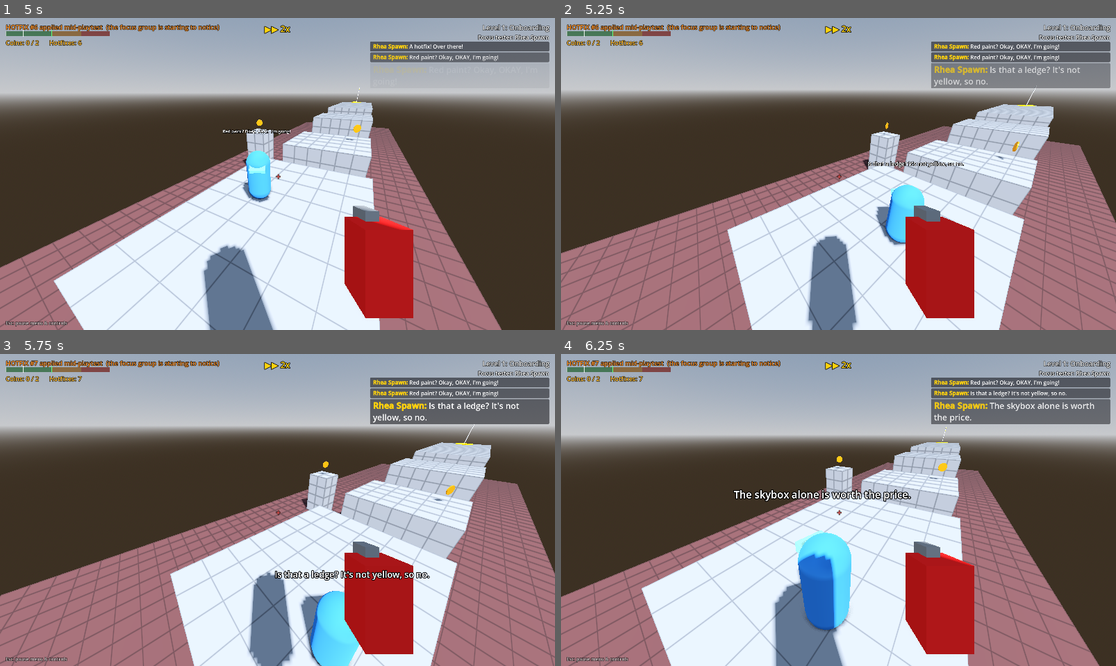
Above: before the commit, frames 1-4 (two rows, left to right).
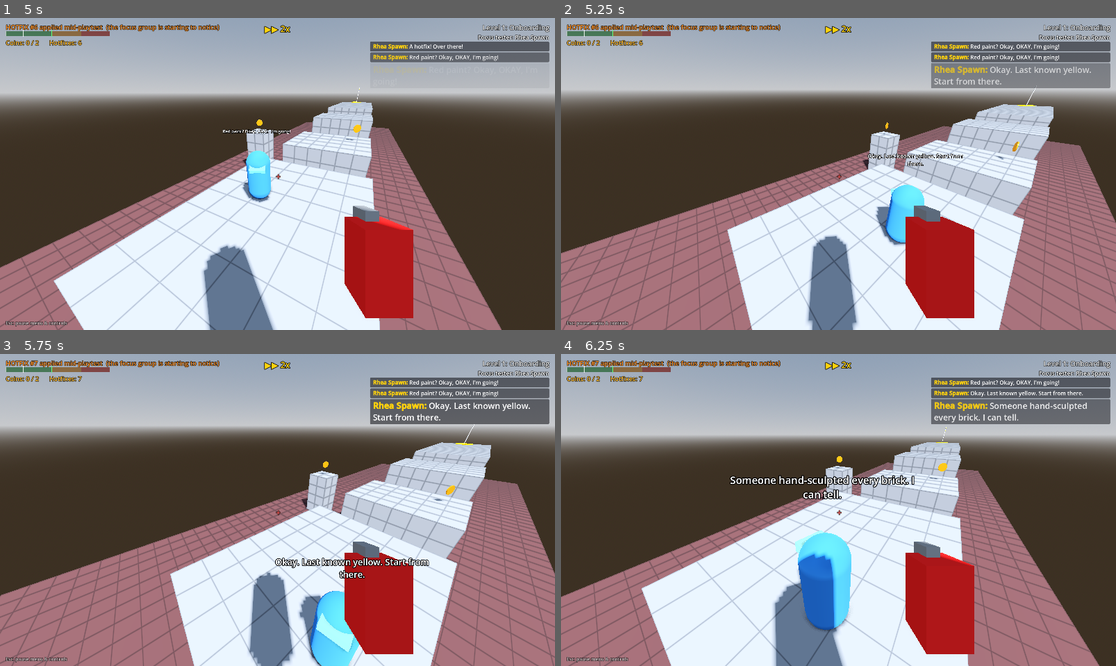
Above: after the commit, the same moments.

Repository: RSghr/yellow-paint
Game: Godot game, scene res://level_select.tscn
The game is run twice, just before and just after one commit, with the same random seed, the same clock (stepped at 60 frames per second) and the same inputs.
Inputs (mouse positions are in pixels of both pictures, inside the frame that each line leads up to):
- Up to frame 1 (5 s): click "Start" at 0.5 s; click "Start" at 1.25 s; click (22, 42) at 2.02 s; click "Accept & grab the paint" at 2.75 s; click "Start session" at 3.5 s; tap Enter (start_test) at 4.25 s; move the mouse to (305, 174) at 4.27 s; press the mouse at (305, 174) at 4.28 s; hold T (fast_forward) from 4.28 s (still down); tap Space (jump) at 4.52, 4.55, 4.82 s
- Up to frame 2 (5.25 s): keep holding T (fast_forward); move the mouse to (810, 174) at 5.02 s; release the mouse at (810, 174) at 5.03 s; tap Space (jump) at 5.1 s
- Up to frame 3 (5.75 s): keep holding T (fast_forward); tap Space (jump) at 5.27, 5.57 s; click (249, 510) at 5.3 s
- Up to frame 4 (6.25 s): keep holding T (fast_forward); move the mouse to (849, 503) at 5.77 s; hold Backspace (clear_paint) from 5.78 s (still down); tap Space (jump) at 6.05 s

Frame 1 is identical in both runs. In frame 2, 0.7% of the frame differs, in the area x 55-96%, y 15-49%; in frame 3, 1.6%; in frame 4, 1.8%, in the area x 30-97%, y 11-48%.

Commit message:
Look back to the last splat when lost; no downhill gambles; slip = fall
From Rhea's recorded runs on The Tower:
- Curious/Explorer testers, once truly lost, walk back to the last splat they
  reached and look again carefully there (fresh wanders) before gambling.
- No downhill gambles once it has made progress (that's how she went all the
  way back to the start).
- Slipping off an edge while winding up a jump is a fall; a jump whose target
  is out of reach from where it really stands is cancelled (she slid 5.6 m
  down during a wind-up, then jumped 7 m straight up). Replayed/retried jumps
  take off a step back from the edge.

Replays of the recorded setups: Rhea 10/10 + 6/6 (master 5/10), Mike 9/10,
David 6/6.

Co-Authored-By: Claude Opus 5.5 <noreply@anthropic.com>
Claude-Session: https://claude.ai/code/session_01W5jG8cMnz72ugdxaP4H6QQ

Diff:
--- a/runner.gd
+++ b/runner.gd
@@ -140,6 +140,8 @@
 var _trail: Array[Vector3] = []
 var _trail_from: Array[Vector3] = []  ## For each trail stop: where the jump to it took off (INF if it walked there).
 var _trail_gamble: Array[bool] = []  ## For each trail stop: that jump was unpainted (replaying it is a gamble).
+var _look_back := false  ## Truly lost: heading back to the last splat it reached to look again from there.
+var _looked_back_at := Vector3.INF  ## The splat it last went back to (once per splat).
 var _shaken := false  ## Just fell: no unpainted leaps until it has looked around for a way back (wanders + patience).
 var _detoured := false  ## Went off its route for a coin or to use something: may need to return to _furthest.
 var _wanders := 0
@@ -253,6 +255,8 @@
 	_shaken = false
 	_failed_jump = {}
 	_retry_jump = {}
+	_look_back = false
+	_looked_back_at = Vector3.INF
 	_trail.clear()
 	_trail_from.clear()
 	_trail_gamble.clear()
@@ -612,6 +616,12 @@
 	if not is_on_floor():
 		velocity.y -= GRAVITY * delta
 	move_and_slide()
+	if not is_on_floor() and velocity.y < -2.0 and state in [State.SCANNING, State.HESITATING, State.CONFUSED, State.INTERACTING]:
+		# Slipped off an edge while standing around (or winding up a jump): it's a fall, not a plan.
+		_path.clear()
+		_jump_flat_velocity = Vector3(velocity.x, 0, velocity.z)
+		state = State.JUMPING
+		_air_time = 0.2
 
 
 func _process_walk(delta: float) -> void:
@@ -788,6 +798,9 @@
 		_record_visit(step.pos)
 		_wanders = 0
 		_home_y = feet().y
+		if _look_back and step.pos.distance_to(_furthest) < 1.0 and _path.is_empty():
+			_careful_look()  # Back at the last splat: look again, carefully.
+			return
 	if _path.is_empty():
 		_start_scan(scan_time * 0.7)  # End of what it knew: look around.
 	elif step.trust <= 1 or _rethink:
@@ -855,6 +868,11 @@
 		_air_time = 0.0
 		return
 	var from := feet()
+	if step.pos.y - from.y > max_jump_up + 0.6 and not step.get("overreach", false):
+		# Not where it planned to jump from (it slipped, or something moved): that's not a jump, rethink.
+		_path.clear()
+		_start_scan(scan_time * 0.5)
+		return
 	_jump_from = from
 	var target: Vector3 = step.pos
 	var flat := Vector3(target.x - from.x, 0, target.z - from.z)
@@ -1188,6 +1206,8 @@
 					"Unpainted? Sounds like a secret."].pick_random(), true)
 		_advance()
 		return
+	if _look_back:
+		return  # Looking for a way back to the last splat (see below): there's none, the caller carries on.
 
 	# Skeptic: it has seen paint but doesn't believe it yet. It stares at it (that counts as a look-around)
 	# until it does, or until it has been lost long enough to improvise instead.
@@ -1205,6 +1225,22 @@
 	var cautious := _shaken and not (_wanders >= wander_limit and _lost_time >= patience)
 	if improvises and _goal_known and not cautious and _try_leap_of_faith():
 		return
+	# Truly lost (Curious / Explorer): before any gamble, go back to the last splat it reached and look again
+	# carefully from there, with a fresh round of look-around walks (it may just have missed the next splat).
+	if improvises and _wanders >= wander_limit and _retrace_to == Vector3.INF and _furthest != Vector3.INF \
+			and _looked_back_at.distance_to(_furthest) > 0.5:
+		_looked_back_at = _furthest
+		say(["Let me go back to the last yellow and look again.", "Back to the last splat. I must have missed something.",
+			"Okay. Last known yellow. Start from there."].pick_random(), true)
+		if _at(_furthest):
+			_careful_look()
+			return
+		_look_back = true
+		_decide()
+		if _look_back:  # No way back to it: carry on as usual.
+			_look_back = false
+			_careful_look()
+		return
 	# Out of ideas for `patience` seconds AND it has finished a full round of looking around
 	# (that's usually when it spots paint it missed): gamble on a jump instead of sulking.
 	if improvises and _lost_time >= patience and _wanders >= wander_limit and _try_desperate_jump():
@@ -1224,6 +1260,15 @@
 	say(["...where do I go?", "I can't see any yellow.", "Is that a ledge? It's not yellow, so no.",
 		"I need yellow to understand things.", "Hello? Level designer?",
 		"So beautiful. So unpainted.", "Stunning level. No idea where to go."].pick_random(), true)
+
+
+## Back at the last splat after being lost: a long look around (turning), then a fresh round of wanders.
+func _careful_look() -> void:
+	_look_back = false
+	_wanders = 0
+	_lost_time = 0.0
+	_start_scan(scan_time * 2.0)
+	_body_turn = deg_to_rad(randf_range(140, 200)) * (1 if randf() < 0.5 else -1)
 
 
 ## Priorities: hotfixes > a nearby coin > the flag > painted things to use > unvisited paint.
@@ -1241,6 +1286,12 @@
 	if best != -1:
 		_retrace_to = Vector3.INF
 		return best
+
+	# Truly lost: back to the last splat it reached (see _decide).
+	if _look_back:
+		for i in nodes.size():
+			if kinds[i] == "paint" and dist[i] < INF and nodes[i].distance_to(_furthest) < 1.0:
+				return i
 
 	for i in nodes.size():
 		if kinds[i] == "coin" and dist[i] <= coin_detour and (best == -1 or dist[i] < dist[best]):
@@ -1369,6 +1420,25 @@
 	_trail_gamble.append(gamble)
 
 
+## A take-off point a step back from `from` (away from `to`), on the same floor, so a replayed jump doesn't
+## start right on the edge it once slipped from.
+func _safe_takeoff(from: Vector3, to: Vector3) -> Vector3:
+	var back := Vector3(from.x - to.x, 0, from.z - to.z)
+	if back.length() < 0.01:
+		return from
+	back = back.normalized()
+	var space := get_world_3d().direct_space_state
+	var floor_y = _ground_y(space, from, from.y, 0.45)
+	if floor_y == null:
+		return from
+	for k in [0.7, 0.5, 0.3]:
+		var p: Vector3 = from + back * k
+		var y = _ground_y(space, p, floor_y, 0.2)
+		if y != null:
+			return Vector3(p.x, y, p.z)
+	return Vector3(from.x, floor_y, from.z)
+
+
 ## Retracing: the jump it once made from trail stop k-1 to stop k can be made again the same way (walk to the
 ## same take-off, same landing), even from a spot where the planner wouldn't plan it. Unpainted = a gamble again.
 func _replay_link(a: Vector3, b: Vector3) -> Dictionary:
@@ -1377,7 +1447,7 @@
 	var kb := _route_index(b)
 	if kb <= 0 or _route_index(a) != kb - 1 or _trail_from[kb] == Vector3.INF:
 		return {}
-	var from: Vector3 = _trail_from[kb]
+	var from: Vector3 = _safe_takeoff(_trail_from[kb], b)
 	if a.distance_to(from) > 0.6 and not _walkable(a, from):
 		return {}
 	return {cost = a.distance_to(from) + from.distance_to(b) + 4.0, jump = true, via = from, replay = _trail_gamble[kb]}
@@ -1387,7 +1457,7 @@
 func _try_retry_jump() -> bool:
 	var jump := _retry_jump
 	_retry_jump = {}
-	var from: Vector3 = jump.from
+	var from: Vector3 = _safe_takeoff(jump.from, jump.to)
 	_path.clear()
 	if from.distance_to(feet()) > 0.3:
 		if not _walkable(feet(), from):
@@ -1533,6 +1603,8 @@
 			# A gamble is for getting somewhere new: never back where it has already been, and not downhill.
 			if _trail.any(func(t): return t.distance_to(landing) < 2.0) or _is_visited(landing):
 				break
+			if not _trail.is_empty() and landing.y < origin.y - 0.5:
+				break  # Down is where it came from: never a gamble worth taking.
 			var score: float = -maxf(0.0, origin.y - landing.y) * 6.0
 			if _goal_known:
 				score -= landing.distance_to(_goal.global_position)
Not shown, changed: CLAUDE.md
